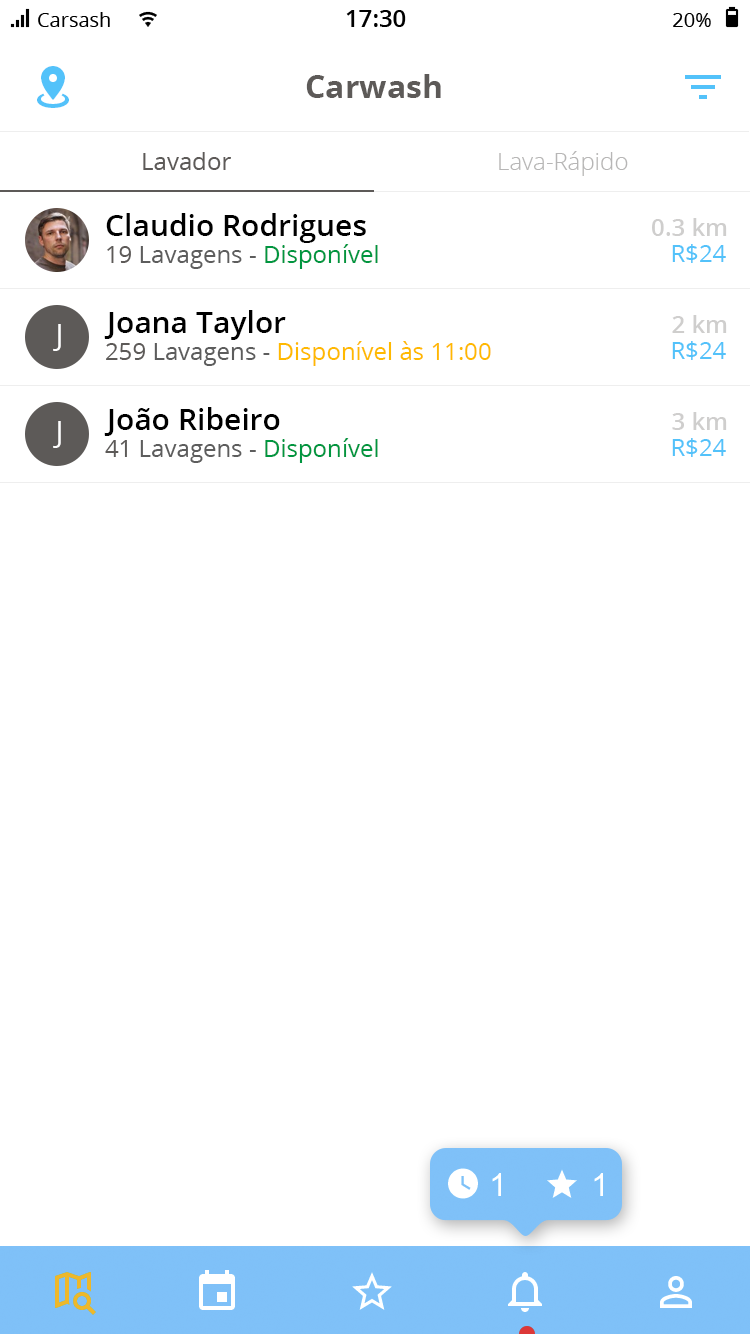
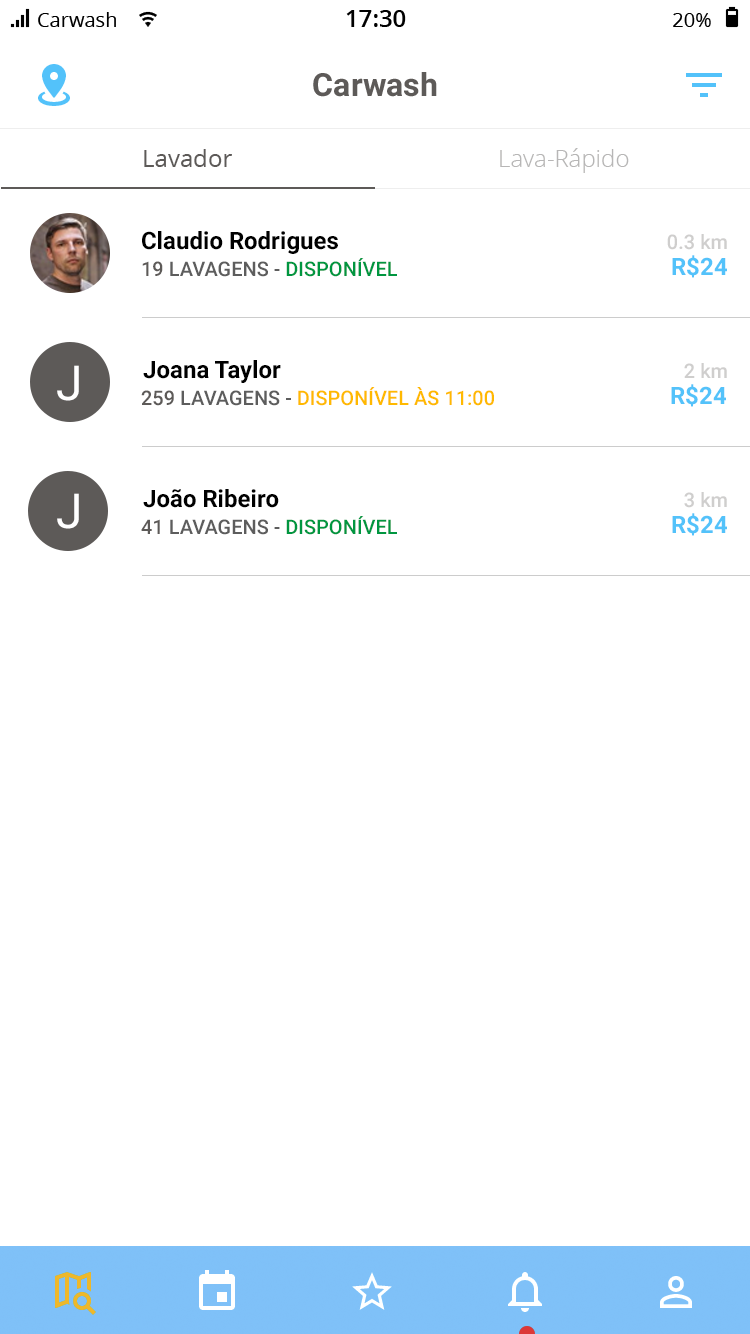
The second 750×1334 image is a revision of the first. Changes to its layers:
removed group "List Result" (2nd of 2, in "List Result") (56 layers) from group "List Result" over bbox(0, 12, 750, 1253)
removed layer "Nav Bar" from group "List Result" over bbox(420, 1140, 638, 1253)
renamed "Agrupar 4" to "Default", moved it into group "List Result" over bbox(0, 12, 750, 1253)
removed group "Title bar" (6 layers) from group "Agrupar 4" over bbox(0, 64, 749, 132)
removed layer "Retângulo 1" from group "Title bar" over bbox(0, 64, 749, 132)
removed group "TabTopBar" (5 layers) from group "Agrupar 4" over bbox(0, 148, 750, 192)
removed layer "Bg White" from group "TabTopBar" over bbox(0, 148, 750, 192)
added layer "tab-navigator-07" in group "Default" over bbox(0, 64, 750, 129)
added layer "tabs-top" in group "Default" over bbox(0, 131, 750, 189)
added group "List Item 1" with 11 layers in group "List Result" over bbox(29, 212, 750, 318)
moved "Washer" (1st of 3, in "List Result" › "List Item 1") into group "List Item 1" over bbox(0, 208, 750, 293)
added group "List Item 2" with 11 layers in group "List Result" over bbox(30, 342, 750, 447)
moved "Washer" (2nd of 3, in "List Result" › "List Item 2") into group "List Item 2" over bbox(0, 305, 750, 422)
painted on "259 Lavagens - Disponível às 11:00" over bbox(106, 341, 494, 406)
painted on "Joana Taylor" over bbox(104, 310, 286, 383)
added group "List Item 3" with 11 layers in group "List Result" over bbox(28, 471, 750, 576)
moved "Washer" (3rd of 3, in "List Result" › "List Item 3") into group "List Item 3" over bbox(0, 402, 750, 551)
painted on "41 Lavagens - Disponível" over bbox(105, 438, 397, 535)
painted on "João Ribeiro" over bbox(104, 407, 280, 508)
renamed "List Result Background" to "bg", moved it into group "List Result" over bbox(0, 12, 750, 1253)
…and 31 more changes (5 added, 14 painted, 12 removed)
